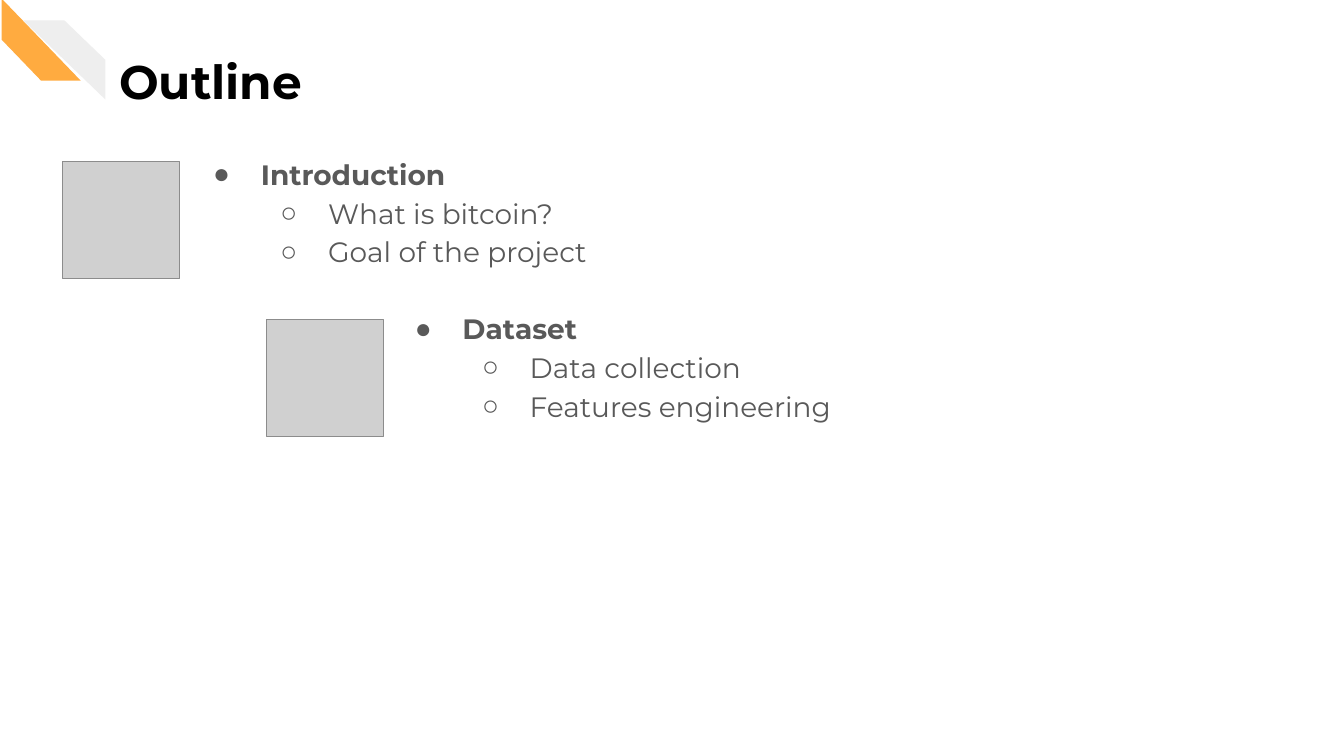
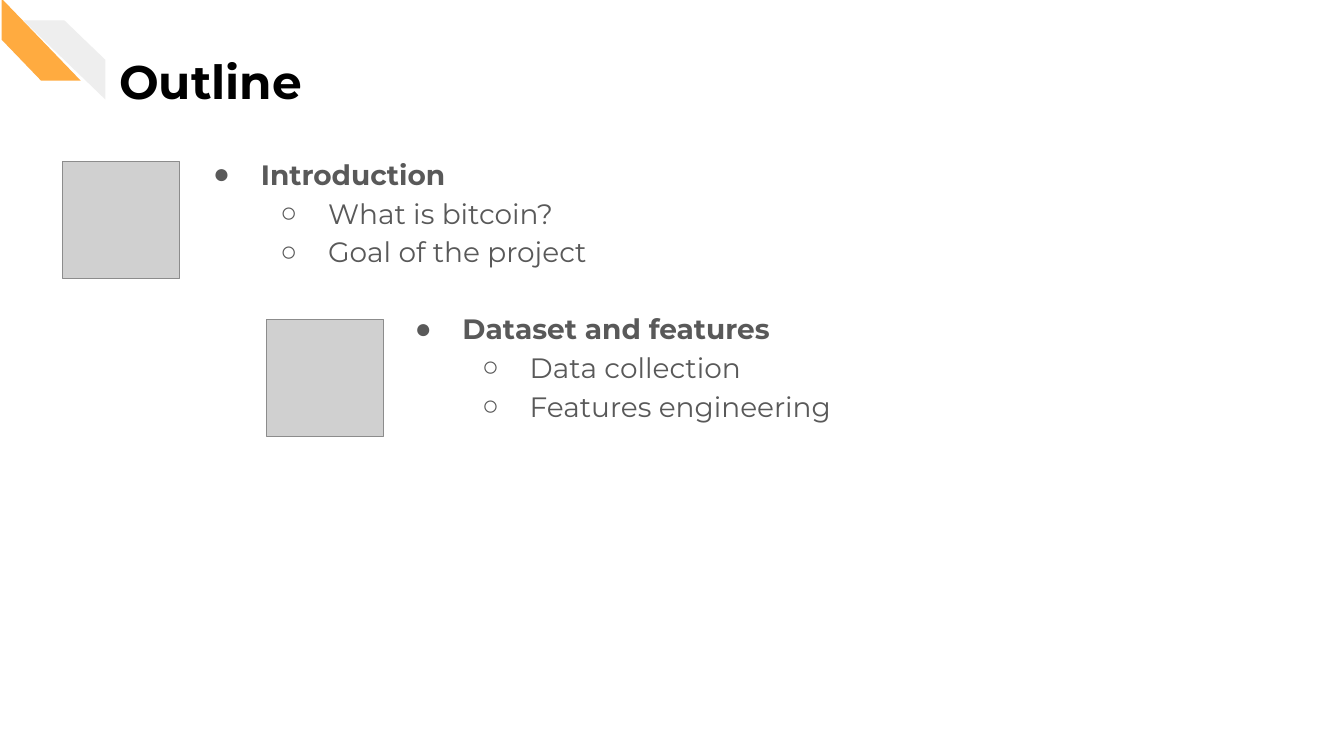
Before and after one commit to CorsiDanilo/bitcoin-price-prediction-with-pyspark, a slide deck: slide 3 of presentation/presentation.pptx. Drawn at 1344x756 pixels with LibreOffice and Linux fonts; fonts in the diff are those of the drawing; grey boxes stand for pictures. Boxes give left, top, right and bottom in pixels: in the first picture for what was removed or moved away, otherwise in the second. Text is boxed around its words. In the diff, an @@ line names an element or a change of style, - is before the commit and + after.

```diff
--- a/presentation/presentation.pptx
+++ b/presentation/presentation.pptx
@@ text at bbox=[462, 318, 770, 339]: text changed @@
-      ● Dataset
+      ● Dataset and features
```
Also in this commit, not shown: 12 other slides changed, 3 slides added, 9 other files.
